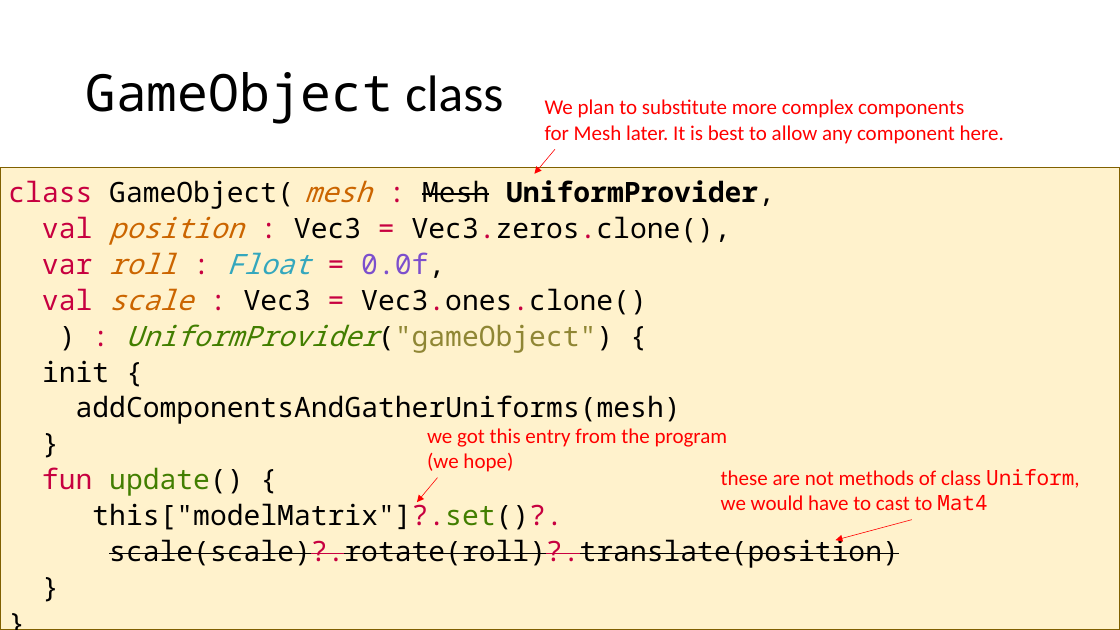
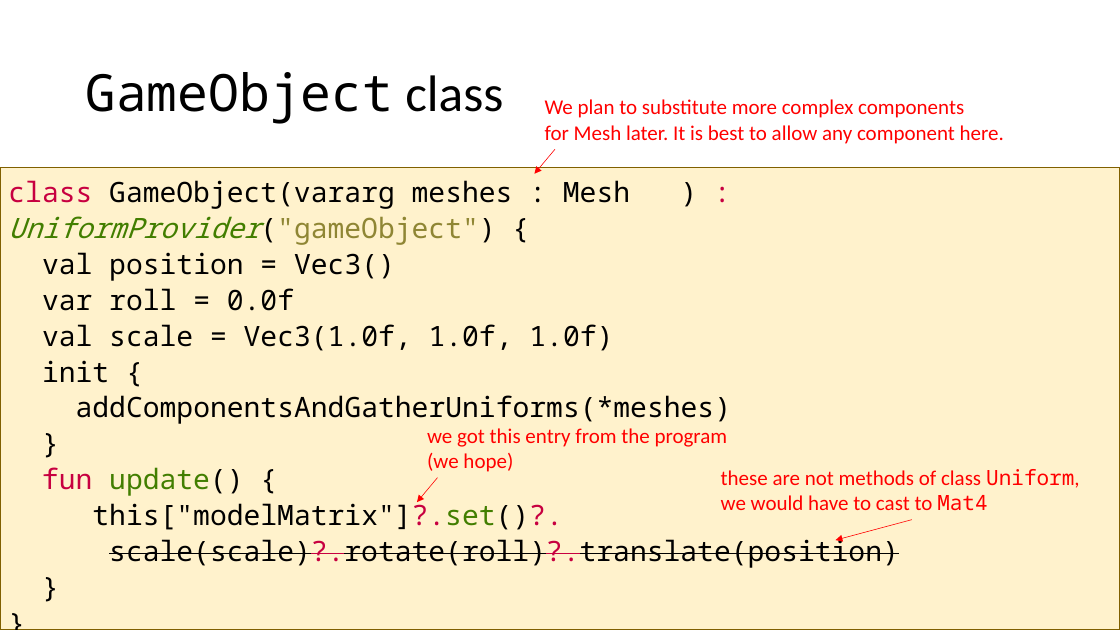
Before and after one commit to szecsi/kogfactory, a slide deck: slide 34 of projects/kog.020.030-gom/aitcg070 - Game Object Model.pptx. Drawn at 1120x630 pixels with LibreOffice and Linux fonts; fonts in the diff are those of the drawing. Boxes give left, top, right and bottom in pixels: in the first picture for what was removed or moved away, otherwise in the second. Text is boxed around its words. In the diff, an @@ line names an element or a change of style, - is before the commit and + after.

```diff
--- a/projects/kog.020.030-gom/aitcg070 - Game Object Model.pptx
+++ b/projects/kog.020.030-gom/aitcg070 - Game Object Model.pptx
@@ text at (8,180,630,351): text changed @@
-class GameObject( mesh : Mesh UniformProvider,
-val position : Vec3 = Vec3.zeros.clone(),
-var roll : Float = 0.0f,
-val scale : Vec3 = Vec3.ones.clone()
-) : UniformProvider("gameObject") {
+class GameObject(vararg meshes : Mesh ) : UniformProvider("gameObject") {
+val position = Vec3()
+var roll = 0.0f
+val scale = Vec3(1.0f, 1.0f, 1.0f)
@@ text at (76,395,731,424): text changed @@
-addComponentsAndGatherUniforms(mesh)
+addComponentsAndGatherUniforms(*meshes)
```
Also in this commit, not shown: 8 other slides changed, 1 slide removed, 3 other files.
